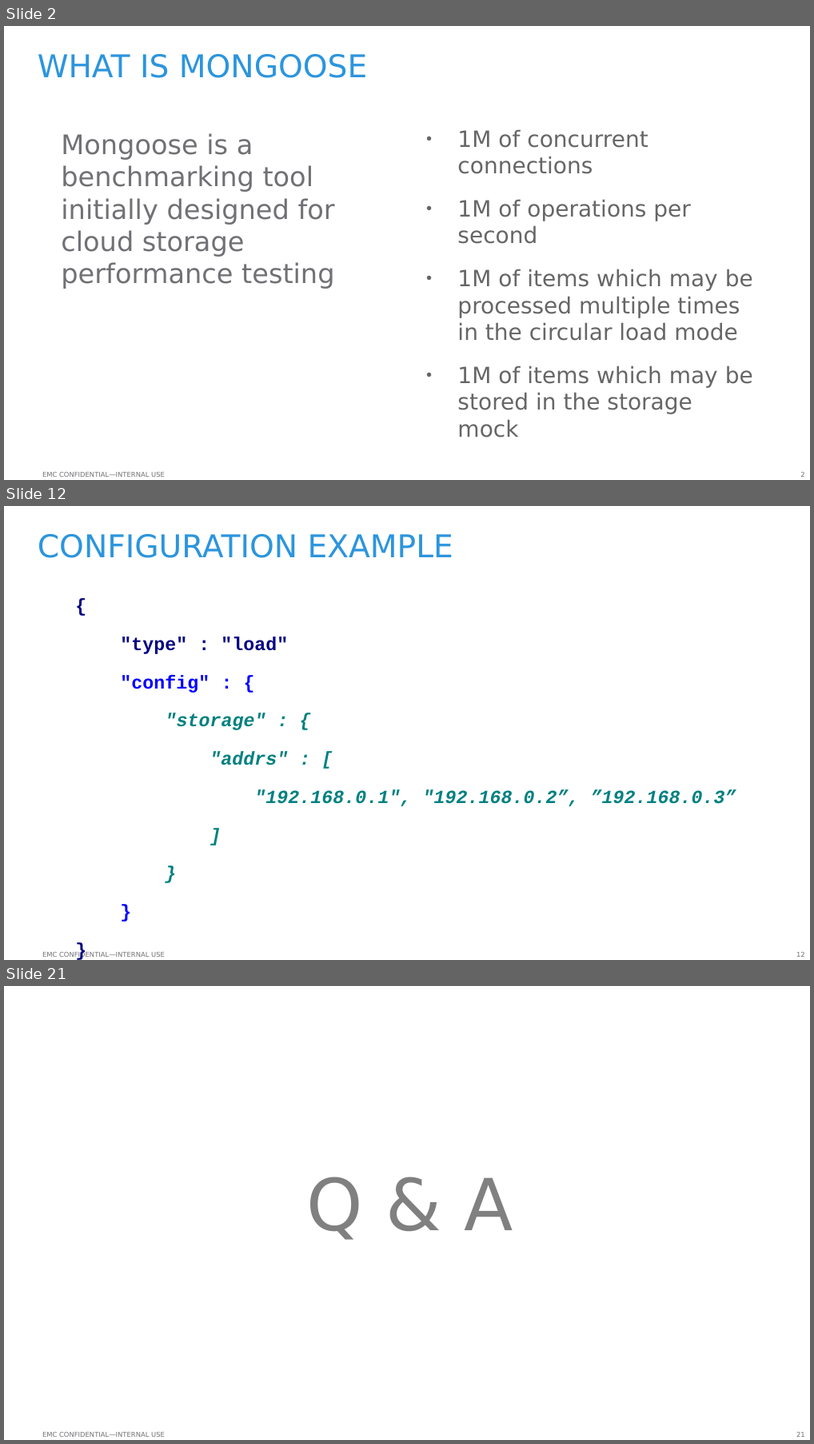
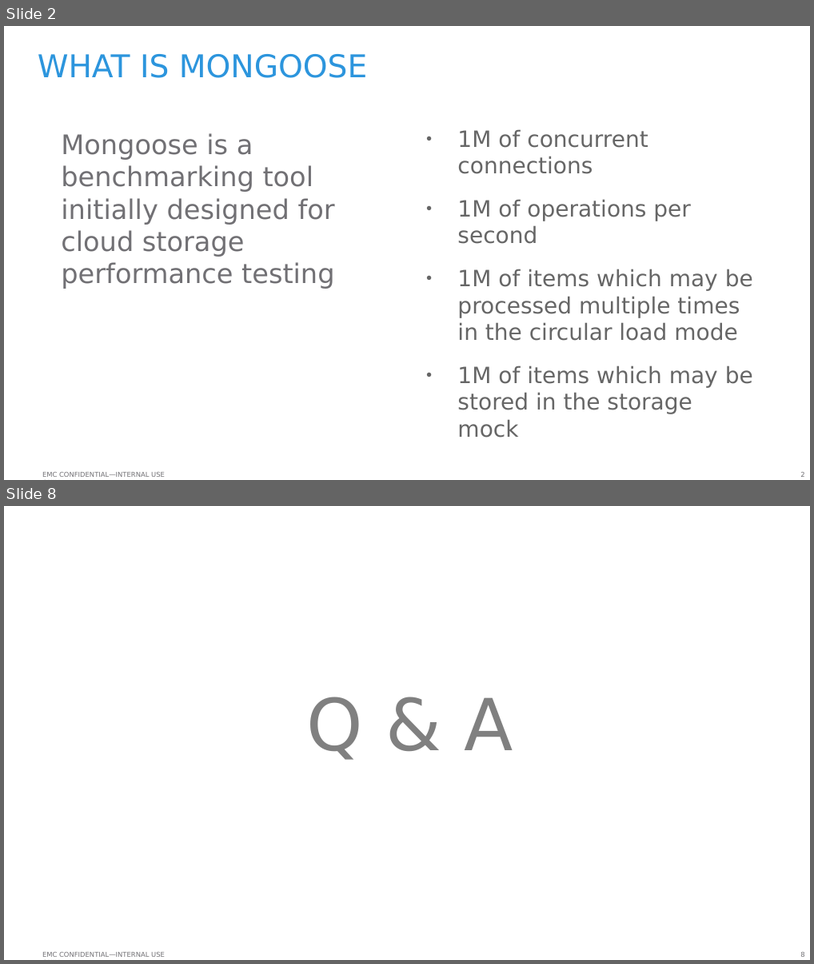
Before and after one commit to emc-mongoose/mongoose, a slide deck: doc/emcmongoosev2.odp. Shown one above the other, each under a label of ours: slides 2, 12 and 21 before the commit, slides 2 and 8 after it; the slides between them are not shown. The pictures are 814x1444 and 814x964 pixels, drawn with LibreOffice and Linux fonts; fonts in the diff are those of the drawing; background and template pictures are left out. Boxes give left, top, right and bottom in pixels: in the first picture for what was removed or moved away, otherwise in the second. Text is boxed around its words. In the diff, an @@ line names an element or a change of style, - is before the commit and + after.

```diff
--- a/doc/emcmongoosev2.odp
+++ b/doc/emcmongoosev2.odp
@@ slide 12 removed at bbox=[4, 506, 810, 960], background #FFFFFF; not listed: 2 template elements that a slide beside it also shows @@
@@ title removed at bbox=[38, 534, 454, 558] @@
-CONFIGURATION EXAMPLE
@@ text removed at bbox=[120, 636, 737, 806] @@
-{
-"type" : "load"
-"config" : {
-"storage" : {
-"addrs" : [
-"192.168.0.1", "192.168.0.2”, ”192.168.0.3”
-]
-}
-}
-}
@@ what was slide 21 is now slide 8 @@
@@ page number at bbox=[801, 952, 805, 956]: text changed @@
-21
+8
```
Also in this commit, not shown: 2 slides changed, 3 slides added, 15 other slides removed, 6 other files.
